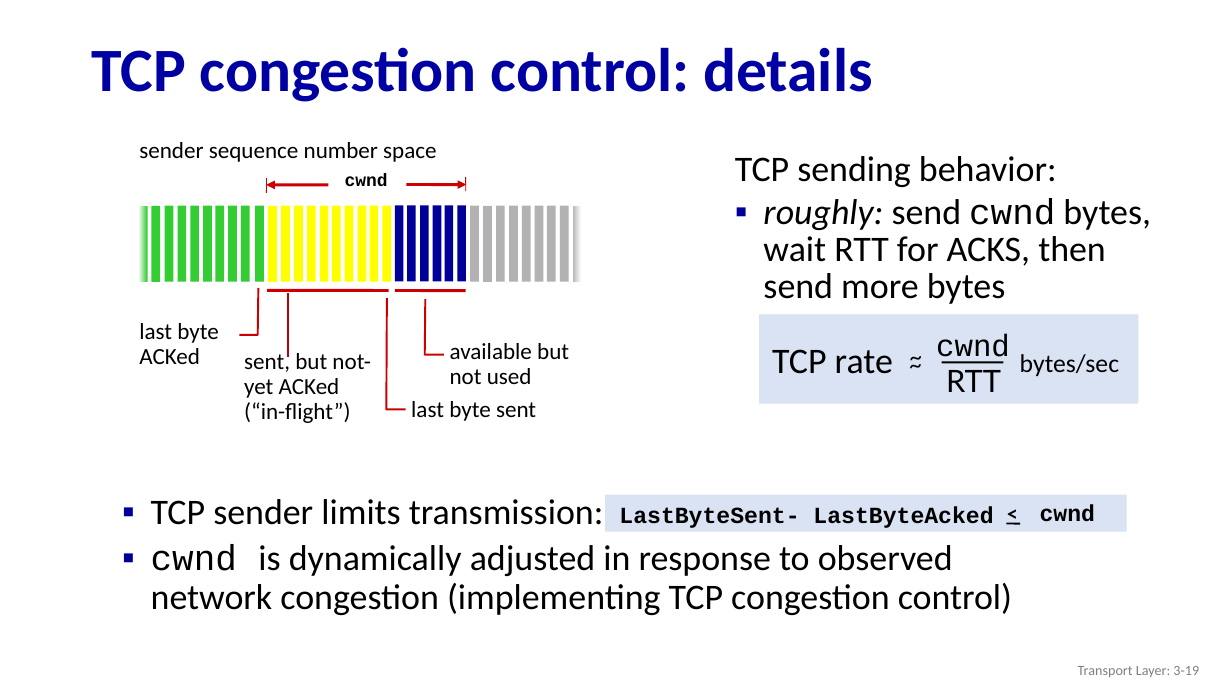
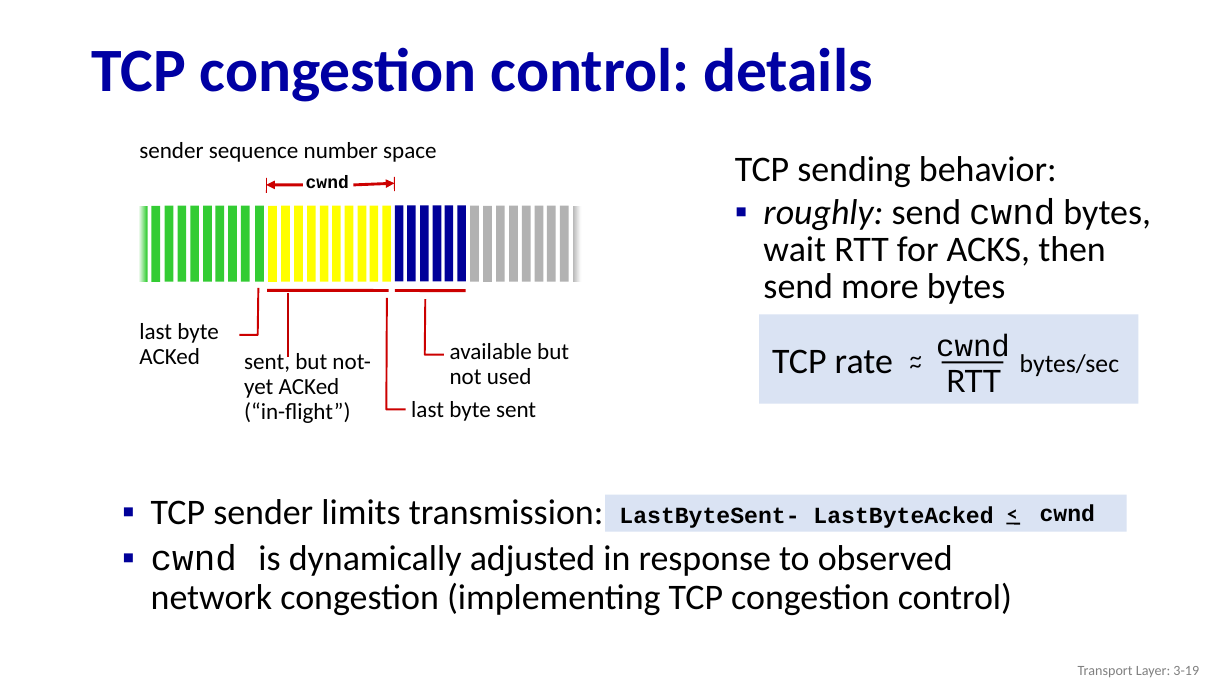
Before and after one commit to guhofstra/CSC175, a slide deck: slide 19 of PPTs/3.6 3.7 Congestion Control TCP CC.pptx. Drawn at 1232x693 pixels with LibreOffice and Linux fonts; fonts in the diff are those of the drawing. Boxes give left, top, right and bottom in pixels: in the first picture for what was removed or moved away, otherwise in the second. Text is boxed around its words. In the diff, an @@ line names an element or a change of style, - is before the commit and + after.

```diff
--- a/PPTs/3.6 3.7 Congestion Control TCP CC.pptx
+++ b/PPTs/3.6 3.7 Congestion Control TCP CC.pptx
@@ text "cwnd": place and size @@
-text "cwnd" at [345, 174, 388, 186]
+text "cwnd" at [306, 176, 349, 188]
@@ line moved from (466, 177) - (466, 191) to (395, 177) - (395, 191) @@
@@ arrow moved from (328, 185) - (266, 185) to (303, 185) - (266, 185) @@
@@ arrow moved from (407, 185) - (467, 185) to (353, 185) - (395, 183) @@
```
Also in this commit, not shown: 1 other slide changed, 1 other file.
